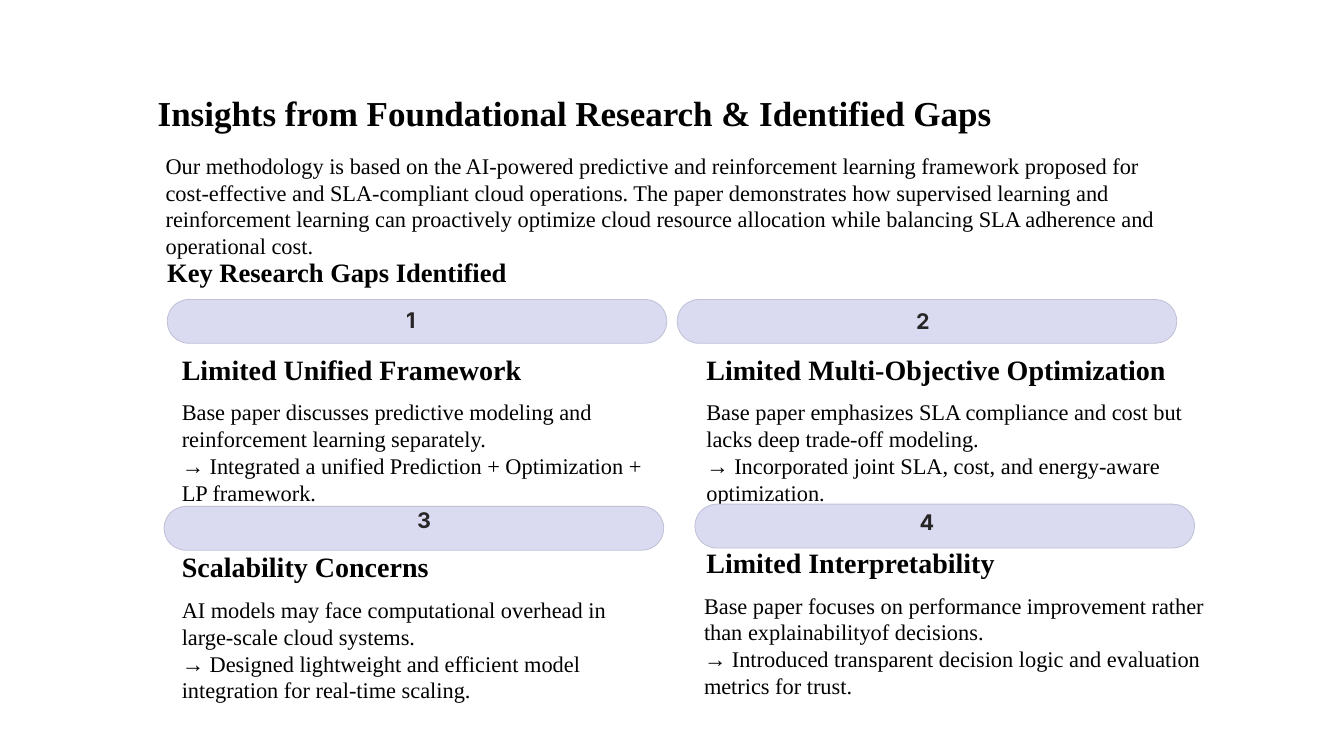
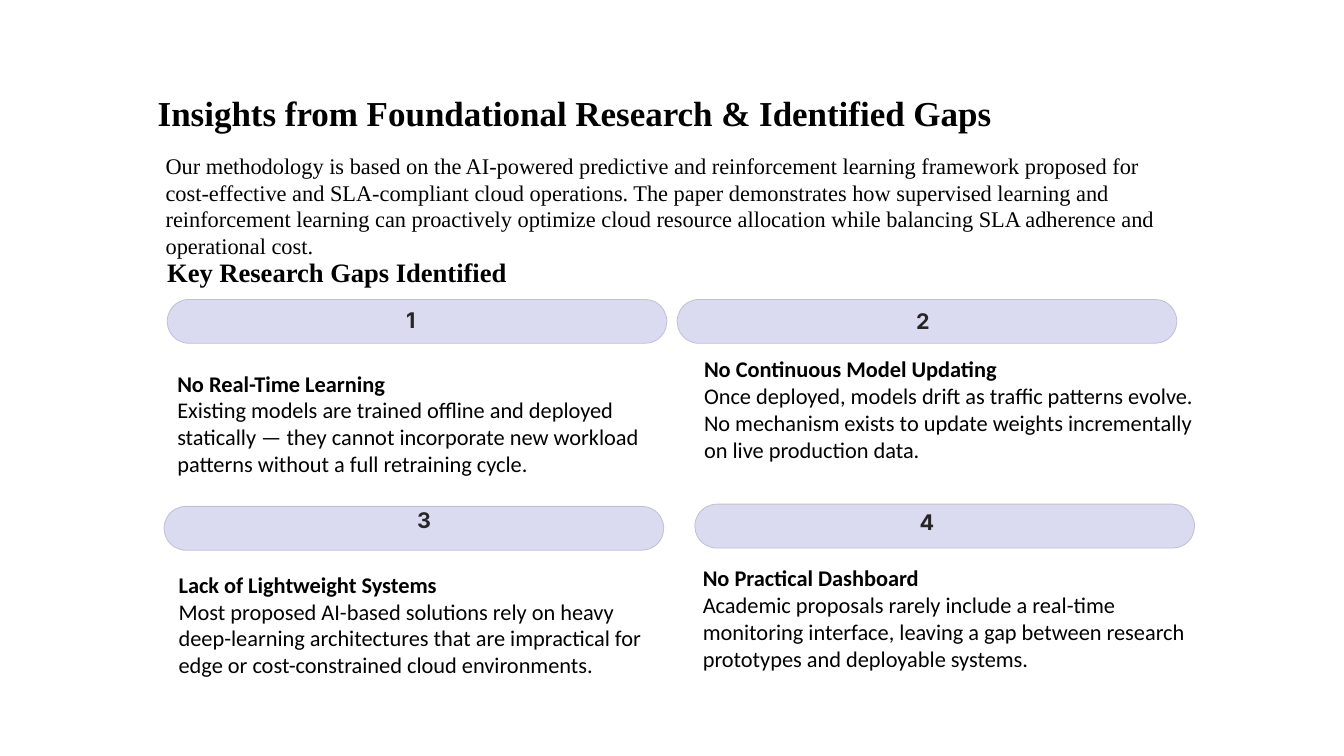
Before and after one commit to srivankumar/AI-Driven-Cloud-Resource-Allocation-system, a slide deck: slide 4 of Ai_Driven_resource.pptx. Drawn at 1344x756 pixels with LibreOffice and Linux fonts; fonts in the diff are those of the drawing; background and template pictures are left out. Boxes give left, top, right and bottom in pixels: in the first picture for what was removed or moved away, otherwise in the second. Text is boxed around its words. In the diff, an @@ line names an element or a change of style, - is before the commit and + after.

```diff
--- a/Ai_Driven_resource.pptx
+++ b/Ai_Driven_resource.pptx
@@ text at (177, 376, 639, 476): text changed; font Times New Roman to Calibri @@
-Base paper discusses predictive modeling and reinforcement learning separately.
-→ Integrated a unified Prediction + Optimization + LP framework.
+No Real-Time Learning
+Existing models are trained offline and deployed statically — they cannot incorporate new workload patterns without a full retraining cycle.
@@ text removed at (182, 360, 373, 502) @@
-Limited Unified Framework
@@ text at (704, 361, 1192, 462): text changed; font Times New Roman to Calibri @@
-Base paper emphasizes SLA compliance and cost but lacks deep trade-off modeling.
-→ Incorporated joint SLA, cost, and energy-aware optimization.
+No Continuous Model Updating
+Once deployed, models drift as traffic patterns evolve. No mechanism exists to update weights incrementally on live production data.
@@ text removed at (706, 360, 999, 506) @@
-Limited Multi-Objective Optimization
@@ text removed at (182, 557, 429, 583) @@
-Scalability Concerns
@@ text removed at (706, 553, 994, 579) @@
-Limited Interpretability
@@ text at (179, 577, 641, 677): text changed; font Times New Roman to Calibri @@
-AI models may face computational overhead in large-scale cloud systems.
-→ Designed lightweight and efficient model integration for real-time scaling.
+Lack of Lightweight Systems
+Most proposed AI-based solutions rely on heavy deep-learning architectures that are impractical for edge or cost-constrained cloud environments.
@@ text at (703, 570, 1185, 671): text changed; font Times New Roman to Calibri @@
-Base paper focuses on performance improvement rather than explainabilityof decisions.
-→ Introduced transparent decision logic and evaluation metrics for trust.
+No Practical Dashboard
+Academic proposals rarely include a real-time monitoring interface, leaving a gap between research prototypes and deployable systems.
```
Also in this commit, not shown: 2 other slides changed, 1 other file.
